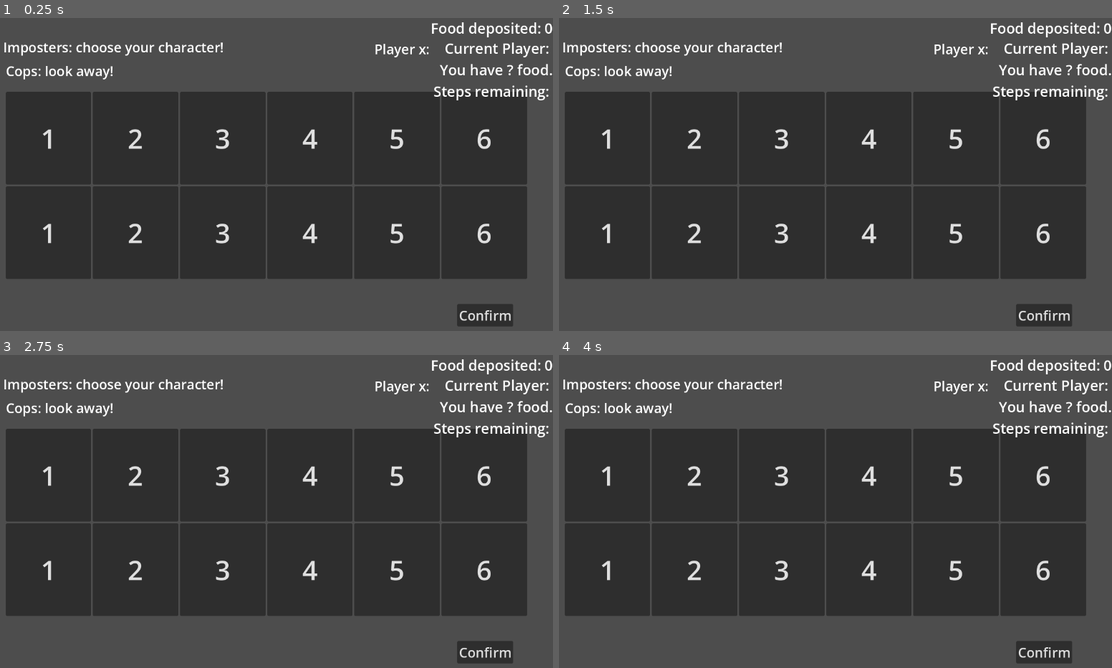
Above: before the commit, frames 1-4 (two rows, left to right).
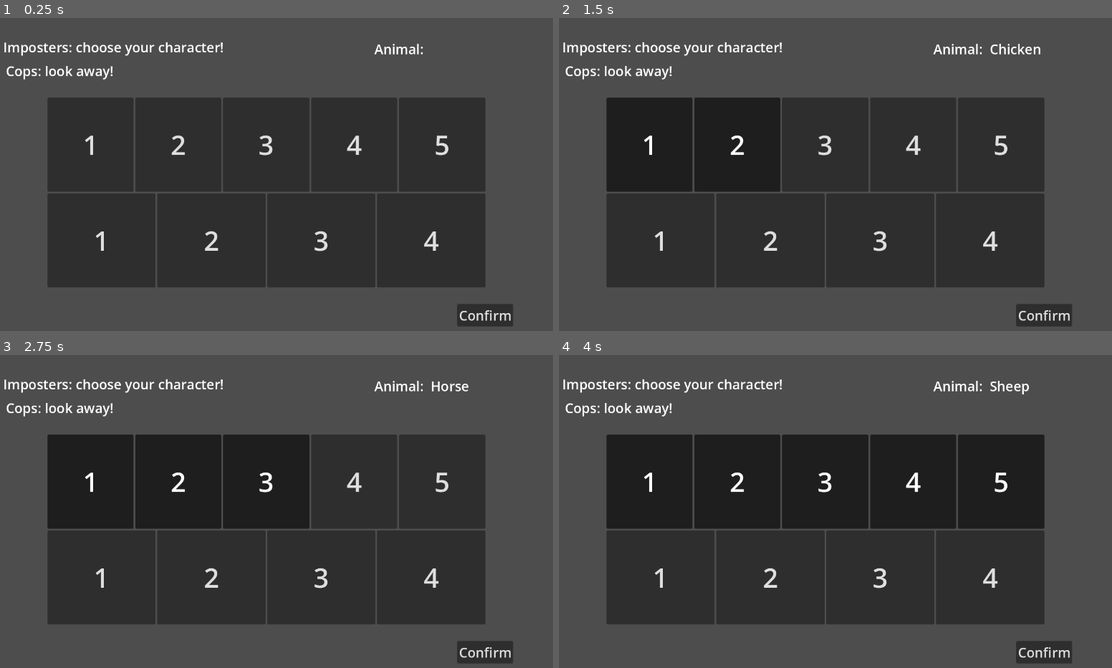
Above: after the commit, the same moments.

Repository: xandrrr/barnyard-masquerade
Game: Godot game, scene res://main.tscn
Two runs of this game, one before a commit and one after it. Both use one fixed random seed, a clock stepped at 60 frames per second and the inputs below. The engine's default icon, where the game draws it, is replaced by a stand-in: a white triangle on a blue panel in a dark square.
Inputs:
- Up to frame 1 (0.25 s): no input
- Up to frame 2 (1.5 s): click "1" at 0.5 s; click "2" at 1.25 s
- Up to frame 3 (2.75 s): click "3" at 2 s
- Up to frame 4 (4 s): click "4" at 2.75 s; click "5" at 3.5 s

The runs differ from the first frame. In frame 1, 17% of the frame differs, in the area x 1-100%, y 1-87%; in frame 2, 17%; in frame 3, 17%; in frame 4, 17%.
Error after the commit: Parse Error: Expected indented block after "if" block. (res://main.gd:69)

Commit message:
hypothetically this works for character assign
(hypothetically to me)

Diff:
--- a/character_select.gd
+++ b/character_select.gd
@@ -13,6 +13,7 @@
 
 # Called when the node enters the scene tree for the first time.
 func _ready() -> void:
+	get_node("../MainControl").visible = false
 	pass # Replace with function body.
 
 
@@ -25,75 +26,56 @@
 
 func _on_character_1_pressed() -> void:
 	selected_player = "Cow"
-	player_label.text = "Player:  " + selected_player
+	player_label.text = "Animal:  " + selected_player
 	pass # Replace with function body.
 
 
 func _on_character_2_pressed() -> void:
 	selected_player = "Chicken"
-	player_label.text = "Player:  " + selected_player
+	player_label.text = "Animal:  " + selected_player
 	pass # Replace with function body.
 
 
 func _on_character_3_pressed() -> void:
 	selected_player = "Horse"
-	player_label.text = "Player:  " + selected_player
+	player_label.text = "Animal:  " + selected_player
 	pass # Replace with function body.
 
 
 func _on_character_4_pressed() -> void:
 	selected_player = "Goat"
-	player_label.text = "Player:  " + selected_player
+	player_label.text = "Animal:  " + selected_player
 	pass # Replace with function body.
 
 
 func _on_character_5_pressed() -> void:
 	selected_player = "Sheep"
-	player_label.text = "Player:  " + selected_player
-	pass # Replace with function body.
-
-
-func _on_character_6_pressed() -> void:
-	selected_player = "Donkey"
-	player_label.text = "Player:  " + selected_player
+	player_label.text = "Animal:  " + selected_player
 	pass # Replace with function body.
 
 
 func _on_character_7_pressed() -> void:
 	selected_player = "Dog"
-	player_label.text = "Player:  " + selected_player
+	player_label.text = "Animal:  " + selected_player
 	pass # Replace with function body.
 
 
 func _on_character_8_pressed() -> void:
 	selected_player = "Cat"
-	player_label.text = "Player:  " + selected_player
+	player_label.text = "Animal:  " + selected_player
 	pass # Replace with function body.
 
 
 func _on_character_9_pressed() -> void:
-	selected_player = "Llama"
-	player_label.text = "Player:  " + selected_player
+	selected_player = "Racoon"
+	player_label.text = "Animal:  " + selected_player
 	pass # Replace with function body.
 
 
 func _on_character_10_pressed() -> void:
-	selected_player = "Racoon"
-	player_label.text = "Player:  " + selected_player
+	selected_player = "Donkey"
+	player_label.text = "Animal:  " + selected_player
 	pass # Replace with function body
-
-
-func _on_character_11_pressed() -> void:
-	selected_player = "Groundhog"
-	player_label.text = "Player:  " + selected_player
-	pass # Replace with function body.
-
-
-func _on_character_12_pressed() -> void:
-	selected_player = "Badger"
-	player_label.text = "Player:  " + selected_player
-	pass # Replace with function body.
-
 
 func _on_confirm_button_pressed() -> void:
 	#for each character, assign a place in array to pass on to turn functionality
@@ -111,28 +93,24 @@
 				$VBoxContainer/firstRowCont/character4.disabled = true
 			"Sheep":
 				$VBoxContainer/firstRowCont/character5.disabled = true
-			"Donkey":
-				$VBoxContainer/firstRowCont/character6.disabled = true
 			"Dog":
 				$VBoxContainer/secondRowCont/character7.disabled = true
 			"Cat":
 				$VBoxContainer/secondRowCont/character8.disabled = true
-			"Llama":
+			"Racoon":
 				$VBoxContainer/secondRowCont/character9.disabled = true
-			"Raccoon":
+			"Donkey":
 				$VBoxContainer/secondRowCont/character10.disabled = true
-			"Groundhog":
-				$VBoxContainer/secondRowCont/character11.disabled = true
-			"Badger":
-				$VBoxContainer/secondRowCont/character12.disabled = true
+
 		player_selection.append(selected_player)
 		count += 1
 		if count == 3:
 			#print(player_selection)
-			print(self.visible)
+			#print(self.visible)
 
 			self.visible = false
-			print(self.visible)
+			get_node("../MainControl").visible = true
+			#print(self.visible)
 			playerSelect.emit(player_selection)
 			#toggle visabilites
 			#visible = false
--- a/character_select.tscn
+++ b/character_select.tscn
@@ -36,14 +36,14 @@
 offset_right = 1013.0
 offset_bottom = 90.0
 theme_override_font_sizes/font_size = 30
-text = "Player x: "
+text = "Animal:"
 
 [node name="VBoxContainer" type="VBoxContainer" parent="." unique_id=267025403]
 layout_mode = 0
-offset_left = 58.0
-offset_top = 165.0
-offset_right = 1222.0
-offset_bottom = 583.0
+offset_left = 151.0
+offset_top = 178.0
+offset_right = 1129.0
+offset_bottom = 602.4639
 
 [node name="firstRowCont" type="HBoxContainer" parent="VBoxContainer" unique_id=1060895891]
 layout_mode = 2
@@ -85,13 +85,6 @@
 toggle_mode = true
 text = "5"
 
-[node name="character6" type="Button" parent="VBoxContainer/firstRowCont" unique_id=2144877570]
-layout_mode = 2
-size_flags_horizontal = 3
-theme_override_font_sizes/font_size = 60
-toggle_mode = true
-text = "6"
-
 [node name="secondRowCont" type="HBoxContainer" parent="VBoxContainer" unique_id=166822115]
 layout_mode = 2
 size_flags_vertical = 3
@@ -125,20 +118,6 @@
 toggle_mode = true
 text = "4"
 
-[node name="character11" type="Button" parent="VBoxContainer/secondRowCont" unique_id=2125800496]
-layout_mode = 2
-size_flags_horizontal = 3
-theme_override_font_sizes/font_size = 60
-toggle_mode = true
-text = "5"
-
-[node name="character12" type="Button" parent="VBoxContainer/secondRowCont" unique_id=1251229276]
-layout_mode = 2
-size_flags_horizontal = 3
-theme_override_font_sizes/font_size = 60
-toggle_mode = true
-text = "6"
-
 [node name="confirmButton" type="Button" parent="." unique_id=610486509]
 layout_mode = 0
 offset_left = 1066.0
@@ -153,11 +132,8 @@
 [connection signal="pressed" from="VBoxContainer/firstRowCont/character3" to="." method="_on_character_3_pressed"]
 [connection signal="pressed" from="VBoxContainer/firstRowCont/character4" to="." method="_on_character_4_pressed"]
 [connection signal="pressed" from="VBoxContainer/firstRowCont/character5" to="." method="_on_character_5_pressed"]
-[connection signal="pressed" from="VBoxContainer/firstRowCont/character6" to="." method="_on_character_6_pressed"]
 [connection signal="pressed" from="VBoxContainer/secondRowCont/character7" to="." method="_on_character_7_pressed"]
 [connection signal="pressed" from="VBoxContainer/secondRowCont/character8" to="." method="_on_character_8_pressed"]
 [connection signal="pressed" from="VBoxContainer/secondRowCont/character9" to="." method="_on_character_9_pressed"]
 [connection signal="pressed" from="VBoxContainer/secondRowCont/character10" to="." method="_on_character_10_pressed"]
-[connection signal="pressed" from="VBoxContainer/secondRowCont/character11" to="." method="_on_character_11_pressed"]
-[connection signal="pressed" from="VBoxContainer/secondRowCont/character12" to="." method="_on_character_12_pressed"]
 [connection signal="pressed" from="confirmButton" to="." method="_on_confirm_button_pressed"]
--- a/main.gd
+++ b/main.gd
@@ -2,6 +2,8 @@
 
 var food_deposited_amount : int = 0
 var current_turn : Unit = null
+var total_animals : Array = []
+var animal_file_array : Array = []
 
 var current_steps : Dictionary = {
 	1 : [],
@@ -30,11 +32,18 @@
 
 	var player_select = await $CharacterSelect.playerSelect
 	print(player_select)
+	#cow, chicken, horse, goat, sheep, dog, cat, raccoon, donkey
+	specificAnimalFile = iterate_for_animal_info(player_select)
 	var player_dictionary = {
-		player_select[0]: 1,
-		player_select[1]: 2,
-		player_select[2]: 3
+		1 : specificAnimalFile[0],
+		2 :specificAnimalFile[1],
+		3 : specificAnimalFile[2]
 	}
+	#
+	total_animals = [""]
+	#maybe to total animal dictionary, then based on incoming array, get the values associated with
+	#each animal and put to player?
+	#then switch statement to match ids to information, no wait. why
 	#do things with char select
 	#{array[0]: 1, array[1]: 2, array[2]: 3, array[3]: 4}
 	$TileManager.create_map(3, 3)
@@ -49,6 +58,35 @@
 		tile.update_food_tally()
 	change_turn()
 
+func iterate_for_animal_info(player_select):
+	for i in range(player_select):
+		var specificAnimalFile = find_info_related_to_animal(player_select)
+		animalFileArray += specificAnimalFile
+	return specificAnimalFile
+
+func find_info_related_to_animal(player_select):
+	for player in player_select:
+		if player == "Cow":
+			#assign files cow
+		elif player == "Chicken":
+			#load the files
+		elif player == "Horse":
+			#load the files
+		elif player == "Goat":
+			#load the files
+		elif player == "Sheep":
+			#load the files
+		elif player == "Dog":
+			#load the files
+		elif player == "Cat":
+			#load the files
+		elif player == "Raccoon":
+			#load the files
+		elif player == "Donkey":
+			#load the files
+		else:
+			pass
+		return specific_files
 
 func update_deposited_food_tally():
 	$MainControl/FoodDepositedLabel.text = "Food deposited: " + str(food_deposited_amount)
--- a/main.tscn
+++ b/main.tscn
@@ -85,7 +85,7 @@
 "times": PackedFloat32Array(0, 0.5),
 "transitions": PackedFloat32Array(2, 1),
 "update": 0,
-"values": [0.5061454830783556, 1.8325957145940461]
+"values": [0.5061454830783556, 1.832595714594046]
 }
 
 [sub_resource type="AnimationLibrary" id="AnimationLibrary_lquwl"]
@@ -142,7 +142,6 @@
 Steps remaining: "
 horizontal_alignment = 2
 
-[connection signal="visibility_changed" from="." to="CharacterSelect" method="_on_main_visibility_changed"]
 [node name="PhasePanel" type="PanelContainer" parent="MainControl" unique_id=221575074]
 modulate = Color(1, 1, 1, 0)
 layout_mode = 0
@@ -164,6 +163,7 @@
 root_node = NodePath("../MainControl/PhasePanel")
 libraries/ = SubResource("AnimationLibrary_lquwl")
 
+[connection signal="visibility_changed" from="." to="CharacterSelect" method="_on_main_visibility_changed"]
 [connection signal="cop_action_decided" from="UnitManager" to="." method="_on_unit_manager_cop_action_decided"]
 [connection signal="cop_move_requested" from="UnitManager" to="." method="_on_unit_manager_cop_move_requested"]
 [connection signal="cop_room_decision" from="UnitManager" to="." method="_on_unit_manager_cop_room_decision"]
